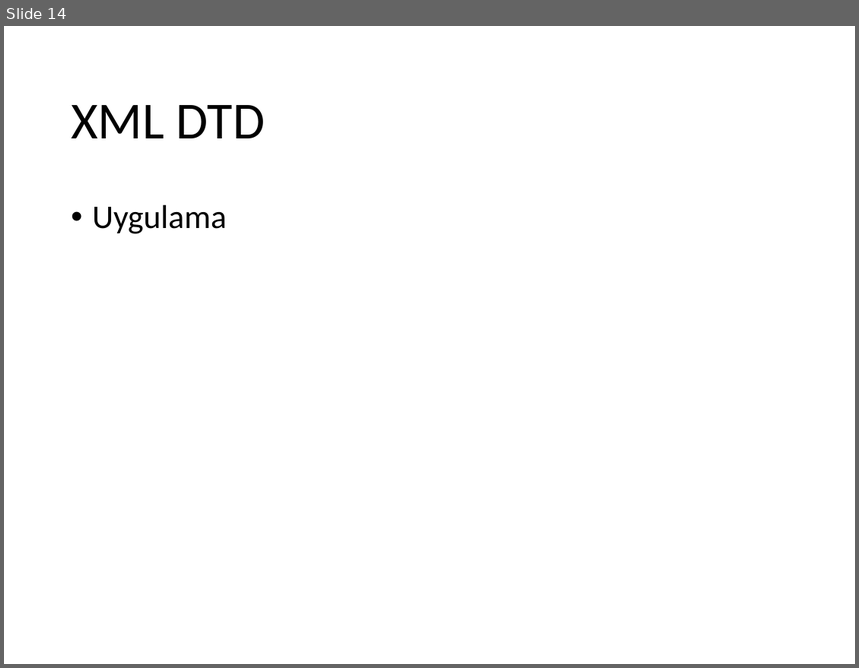
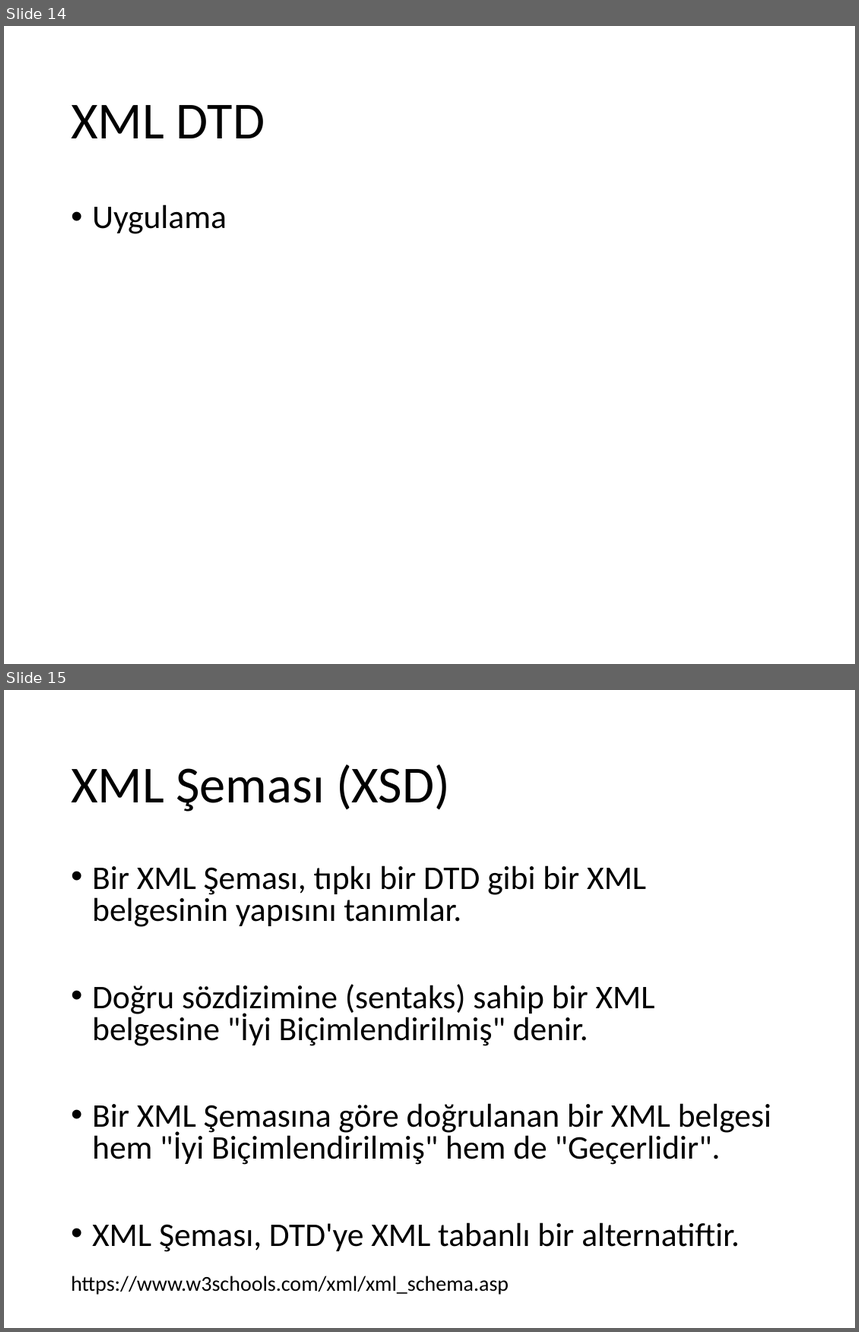
Before and after one commit to ihpar/dbms, a slide deck: Slides/Ders 1.pptx. Shown one above the other, each under a label of ours: slide 14 before the commit, slides 14 and 15 after it. The pictures are 859x668 and 859x1332 pixels, drawn with LibreOffice and Linux fonts; fonts in the diff are those of the drawing. Boxes give left, top, right and bottom in pixels: in the first picture for what was removed or moved away, otherwise in the second. Text is boxed around its words. In the diff, an @@ line names an element or a change of style, - is before the commit and + after.

```diff
--- a/Slides/Ders 1.pptx
+++ b/Slides/Ders 1.pptx
@@ slide 15 added at <box>4,690,855,1328</box>, background #FFFFFF @@
@@ title added at <box>71,764,450,812</box>, 44 pt, text #000000 @@
+XML Şeması (XSD)
@@ text added at <box>92,866,772,1252</box>, 28 pt, text #000000 @@
+• Bir XML Şeması, tıpkı bir DTD gibi bir XML belgesinin yapısını tanımlar.
+• Doğru sözdizimine (sentaks) sahip bir XML belgesine "İyi Biçimlendirilmiş" denir.
+• Bir XML Şemasına göre doğrulanan bir XML belgesi hem "İyi Biçimlendirilmiş" hem de "Geçerlidir".
+• XML Şeması, DTD'ye XML tabanlı bir alternatiftir.
@@ text added at <box>71,1276,509,1295</box>, 18 pt, text #000000 @@
+https://www.w3schools.com/xml/xml_schema.asp
```
Also in this commit, not shown: 2 other slides added.
